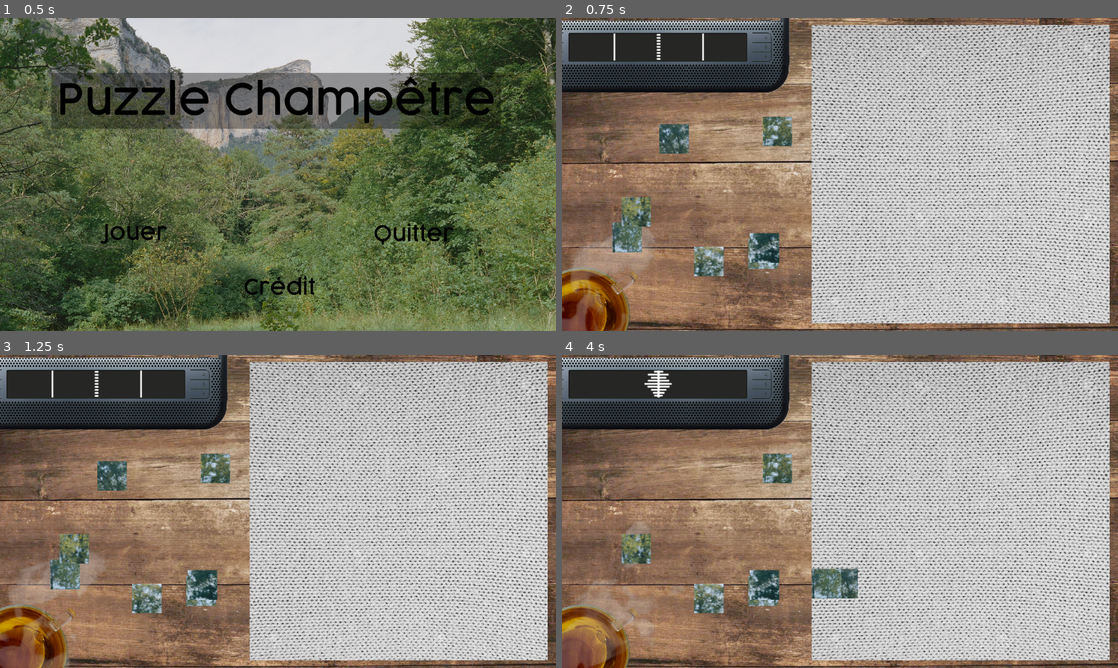
Above: before the commit, frames 1-4 (two rows, left to right).
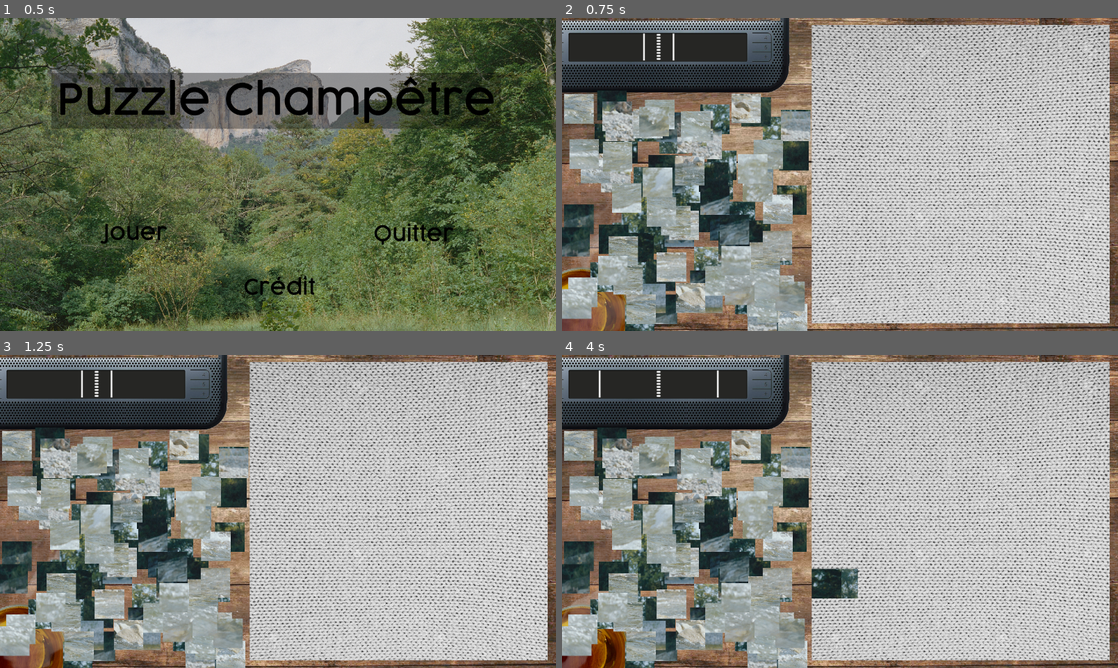
Above: after the commit, the same moments.

Repository: Ant0yne/rythmeNatureSatisfaction
Game: Godot game, scene res://Scenes/Menu.tscn
The game is run twice, just before and just after one commit, with the same random seed, the same clock (stepped at 60 frames per second) and the same inputs. The engine's default icon, where the game draws it, is replaced by a stand-in: a white triangle on a blue panel in a dark square. Sound files missing from this copy of the repository are replaced by a short silence.
Inputs (mouse positions are in pixels of both pictures, inside the frame that each line leads up to):
- Up to frame 1 (0.5 s): no input
- Up to frame 2 (0.75 s): click (695, 233) at 0.5 s
- Up to frame 3 (1.25 s): no input
- Up to frame 4 (4 s): drag from (673, 477) to (628, 558) at 1.27 s; drag from (628, 574) to (812, 574) at 2.02 s; move the mouse to (762, 589) at 2.77 s; click (762, 589) at 2.92 s; drag from (634, 549) to (845, 583) at 3.52 s

Frame 1 is identical in both runs. In frame 2, 26% of the frame differs, in the area x 0-45%, y 4-100%; in frame 3, 26%; in frame 4, 26%, in the area x 0-51%, y 4-100%.

Commit message:
fin officiel

Diff:
--- a/Scenes/Puzzle.tscn
+++ b/Scenes/Puzzle.tscn
@@ -150,7 +150,7 @@
 position = Vector2( 143.732, 627.116 )
 scale = Vector2( 0.714216, 0.714216 )
 frames = SubResource( 2 )
-frame = 16
+frame = 30
 playing = true
 flip_h = true
 script = ExtResource( 78 )
@@ -168,7 +168,7 @@
 position = Vector2( 222.2, 66.7968 )
 scale = Vector2( 1, 0.989417 )
 frames = SubResource( 3 )
-frame = 1
+frame = 3
 playing = true
 
 [node name="Pieces" type="Node2D" parent="."]
--- a/Scrips/CreationPieces.gd
+++ b/Scrips/CreationPieces.gd
@@ -13,7 +13,7 @@
 var limite_zone_pop_x = int(540)
 var limite_zone_pop_y = int(700)
 
-var max_piece = 7
+var max_piece = 100
 
 func _ready():
 	_random_position()
--- a/Scrips/Menu.gd
+++ b/Scrips/Menu.gd
@@ -4,41 +4,7 @@
 onready var frameCompteur = FrameCompteur
 onready var listes = Listes
 
-#func _ready():
-#	listes.premiere_position = Vector2(609,50)
-#	listes.nbre_bonne_position = int(0)
-#	listes.puzzle_fini = int(5)
-#	listes.destruction_piece = bool(false)
-#	listes.piece_prise = int(0)
-#
-#	frameCompteur.restart_puzzle_fini = bool(false)
-#	frameCompteur.frame_compteur = int(0)
-#	frameCompteur.son_piece_pose = bool(false)
-#	frameCompteur.ligne_son = int(0)
-#	frameCompteur.boucle_accord = int(0)
-#	frameCompteur.boucle_basse = int(0)
-#	frameCompteur.boucle_guitare = int(0)
-#	frameCompteur.boucle_hihat = int(0)
-#	frameCompteur.boucle_kick = int(0)
-#	frameCompteur.boucle_melodie = int(0)
-#	frameCompteur.boucle_rimshot = int(0)
-#	frameCompteur.boucle_accord_joue = bool(false)
-#	frameCompteur.boucle_basse_joue = bool(false)
-#	frameCompteur.boucle_guitare_joue = bool(false)
-#	frameCompteur.boucle_hihat_joue = bool(false)
-#	frameCompteur.boucle_kick_joue = bool(false)
-#	frameCompteur.boucle_melodie_joue = bool(false)
-#	frameCompteur.boucle_rimshot_joue = bool(false)
-#
-#	if frameCompteur.restart_puzzle_fini == true :
-#		ecranNoir.modulate.a = 1
-#
-#func _process(delta):
-#	if ecranNoir.modulate.a > 0:
-#		ecranNoir.modulate.a -= 0.01
-
 func _on_Jouer_button_up():
-#	frameCompteur.restart_puzzle_fini = false
 	get_tree().change_scene("res://Scenes/Puzzle.tscn")
 
 
@@ -47,5 +13,4 @@
 
 
 func _on_Credit_button_up():
-#	frameCompteur.restart_puzzle_fini = false
 	get_tree().change_scene("res://Scenes/Credit.tscn")
--- a/Scrips/Pieces.gd
+++ b/Scrips/Pieces.gd
@@ -2,22 +2,9 @@
 
 const PieceEffetBonnePos = preload("res://Scenes/PieceEffetBonnePos.tscn")
 
-onready var area_2d_coll_haut = get_node("Haut/CollisionShape2D")
-onready var area_2d_coll_bas = get_node("Bas/CollisionShape2D")
-onready var area_2d_coll_gauche = get_node("Gauche/CollisionShape2D")
-onready var area_2d_coll_droite = get_node("Droite/CollisionShape2D")
 onready var sprite = get_node("Sprite")
 onready var frame_compteur = FrameCompteur
 onready var listes = Listes
-
-#var index_piece_bas = int(10)
-#var index_piece_haut = int(10)
-#var index_piece_droite = int(1)
-#var index_piece_gauche = int(1)
-#var piece_bas = bool(false)
-#var piece_haut = bool(false)
-#var piece_droite = bool(false)
-#var piece_gauche = bool(false)
 
 var dragging = bool(false)
 var origine_espace_puzzle_x = int(575)
@@ -38,17 +25,10 @@
 
 func _ready():
 	connect("dragsignal",self,"_set_drag_pc")
-	area_2d_coll_haut.disabled = true
-	area_2d_coll_bas.disabled = true
-	area_2d_coll_gauche.disabled = true
-	area_2d_coll_droite.disabled = true
 	sprite.frame = frame_compteur.frame_compteur
 	en_bonne_position = false
 
 func _process(delta):
-#	var enfant = get_node("B2")
-#	var diff = get_global_position() - enfant.get_global_position()
-#	set_global_position(get_global_position() + diff)
 	if dragging:
 		var mousepos = get_viewport().get_mouse_position()
 		self.position = Vector2(mousepos.x, mousepos.y)
@@ -61,77 +41,39 @@
 		if event.button_index == BUTTON_LEFT and event.pressed and piece_prise == false and listes.piece_prise == 0:
 			listes.piece_prise += 1
 			piece_prise = true
-#			area_2d_coll_haut.disabled = false
-#			area_2d_coll_bas.disabled = false
-#			area_2d_coll_gauche.disabled = false
-#			area_2d_coll_droite.disabled = false
 			emit_signal("dragsignal")
 		elif event.button_index == BUTTON_LEFT and !event.pressed and piece_prise == true:
 			emit_signal("dragsignal")
 			if self.position.x >= origine_espace_puzzle_x and self.position.x <= limite_espace_puzzle_x and self.position.y >= origine_espace_puzzle_y and self.position.y <= limite_espace_puzzle_y:
-#				if piece_bas == false:
-					frame_compteur.son_piece_pose = true
-#					area_2d_coll_haut.disabled = true
-#					area_2d_coll_bas.disabled = true
-#					area_2d_coll_gauche.disabled = true
-#					area_2d_coll_droite.disabled = true
-					var position_x = (self.position.x - origine_espace_puzzle_x)/taille_piece
-					var position_x_tronque = int(position_x)
-					self.position.x = (position_x_tronque*taille_piece)+rayon_piece + origine_espace_puzzle_x
-					var position_y = (self.position.y - origine_espace_puzzle_y)/taille_piece
-					var position_y_tronque = int(position_y)
-					self.position.y = (position_y_tronque*taille_piece)+rayon_piece + origine_espace_puzzle_y
-					_check_position_finale()
-					piece_prise = false
-					listes.piece_prise = 0
-#				if piece_bas == true :
-#					frame_compteur.son_piece_pose = true
-#					emit_signal("dragsignal")
-#					area_2d_coll_haut.disabled = true
-#					area_2d_coll_bas.disabled = true
-#					area_2d_coll_gauche.disabled = true
-#					area_2d_coll_droite.disabled = true
-#					self.position.x = position_piece_cible.x
-#					self.position.y = position_piece_cible.y - 68
-#					piece_bas = false
+				frame_compteur.son_piece_pose = true
+				var position_x = (self.position.x - origine_espace_puzzle_x)/taille_piece
+				var position_x_tronque = int(position_x)
+				self.position.x = (position_x_tronque*taille_piece)+rayon_piece + origine_espace_puzzle_x
+				var position_y = (self.position.y - origine_espace_puzzle_y)/taille_piece
+				var position_y_tronque = int(position_y)
+				self.position.y = (position_y_tronque*taille_piece)+rayon_piece + origine_espace_puzzle_y
+				_check_position_finale()
+				piece_prise = false
+				listes.piece_prise = 0
 			elif self.position.x > limite_espace_puzzle_x or self.position.x < 0 or self.position.y > limite_espace_puzzle_y or self.position.y < origine_espace_puzzle_y:
-#				area_2d_coll_haut.disabled = true
-#				area_2d_coll_bas.disabled = true
-#				area_2d_coll_gauche.disabled = true
-#				area_2d_coll_droite.disabled = true
 				self.position = Vector2(rand_range(origine_zone_pop_x, limite_zone_pop_x), rand_range(origine_zone_pop_y, limite_zone_pop_y))
 				piece_prise = false
 				listes.piece_prise = 0
 			else :
 				piece_prise = false
 				listes.piece_prise = 0
-##				if piece_bas == false:
-##					area_2d_coll_haut.disabled = true
-##					area_2d_coll_bas.disabled = true
-##					area_2d_coll_gauche.disabled = true
-##					area_2d_coll_droite.disabled = true
-#					emit_signal("dragsignal")
-##				if piece_bas == true :
-##					area_2d_coll_haut.disabled = true
-##					area_2d_coll_bas.disabled = true
-##					area_2d_coll_gauche.disabled = true
-##					area_2d_coll_droite.disabled = true
-##					emit_signal("dragsignal")
-##					self.position.x = position_piece_cible.x
-##					self.position.y = position_piece_cible.y - 68
-##					piece_bas = false
 
 func _check_position_finale() :
 	var self_index_liste = int(listes.liste_piece.find(self.get_name(),0))
 	var self_index_position = int(listes.liste_positons.find(self.position, 0))
-	print("index piece : ", self_index_liste)
-	print("index position piece : ", self_index_position)
+#	print("index piece : ", self_index_liste)
+#	print("index position piece : ", self_index_position)
 	if self_index_liste == self_index_position and en_bonne_position == false :
 		listes.nbre_bonne_position +=1
 		en_bonne_position = true
 		_creation_effet_bonne_pos()
-		print("nombre piece bien place :", listes.nbre_bonne_position)
-		print(en_bonne_position)
+#		print("nombre piece bien place :", listes.nbre_bonne_position)
+#		print(en_bonne_position)
 		if self_index_position >= 0 and self_index_position <= 19:
 			frame_compteur.ligne_son = 10
 			if frame_compteur.boucle_guitare_joue == false :
@@ -160,32 +102,6 @@
 			frame_compteur.ligne_son = 70
 			if frame_compteur.boucle_kick_joue == false :
 				frame_compteur.boucle_kick += 1
-		print(frame_compteur.boucle_guitare)
-		print(frame_compteur.boucle_melodie)
-		print(frame_compteur.boucle_accord)
-		print(frame_compteur.boucle_basse)
-		print(frame_compteur.boucle_hihat)
-		print(frame_compteur.boucle_rimshot)
-		print(frame_compteur.boucle_kick)
-	if self_index_liste != self_index_position and en_bonne_position == true :
-		listes.nbre_bonne_position -=1
-		en_bonne_position = false
-		print("nombre piece bien place :", listes.nbre_bonne_position)
-		print(en_bonne_position)
-#		if self_index_position >= 0 and self_index_position <= 19:
-#			frame_compteur.boucle_guitare -= 1
-#		elif self_index_position >= 20 and self_index_position <= 39:
-#			frame_compteur.boucle_melodie -= 1
-#		elif self_index_position >= 40 and self_index_position <= 49:
-#			frame_compteur.boucle_accord -= 1
-#		elif self_index_position >= 50 and self_index_position <= 59:
-#			frame_compteur.boucle_basse -= 1
-#		elif self_index_position >= 60 and self_index_position <= 69:
-#			frame_compteur.boucle_hihat -= 1
-#		elif self_index_position >= 70 and self_index_position <= 79:
-#			frame_compteur.boucle_rimshot -= 1
-#		elif self_index_position >= 80 and self_index_position <= 99:
-#			frame_compteur.boucle_kick -= 1
 #		print(frame_compteur.boucle_guitare)
 #		print(frame_compteur.boucle_melodie)
 #		print(frame_compteur.boucle_accord)
@@ -193,6 +109,11 @@
 #		print(frame_compteur.boucle_hihat)
 #		print(frame_compteur.boucle_rimshot)
 #		print(frame_compteur.boucle_kick)
+	if self_index_liste != self_index_position and en_bonne_position == true :
+		listes.nbre_bonne_position -=1
+		en_bonne_position = false
+#		print("nombre piece bien place :", listes.nbre_bonne_position)
+#		print(en_bonne_position)
 
 	if self_index_liste != self_index_position and en_bonne_position == false :
 		if self_index_position >= 0 and self_index_position <= 19:
@@ -214,37 +135,3 @@
 	var pieceEffetBonnePos = PieceEffetBonnePos.instance()
 	add_child(pieceEffetBonnePos)
 	pieceEffetBonnePos.global_position = global_position
-
-#func _on_Droite_area_entered(body):
-#	if body != self:
-#		var self_index_liste = int(liste_piece.find(self.get_name(), 0))
-#		var piece_index_liste = int(liste_piece.find(body.get_parent().get_name(), 0))
-##		print("moi : ", self_index_liste, "l'autre : ", piece_index_liste)
-#		if piece_index_liste == (self_index_liste + index_piece_droite) :
-#			print("Collage à droite")
-#
-#func _on_Haut_area_entered(body):
-#	if body != self:
-#		var self_index_liste = int(liste_piece.find(self.get_name(), 0))
-#		var piece_index_liste = int(liste_piece.find(body.get_parent().get_name(), 0))
-##		print("moi : ", self_index_liste, "l'autre : ", piece_index_liste)
-#		if piece_index_liste == (self_index_liste - index_piece_haut) :
-#			print("Collage en haut")
-#
-#func _on_Gauche_area_entered(body):
-#	if body != self:
-#		var self_index_liste = int(liste_piece.find(self.get_name(), 0))
-#		var piece_index_liste = int(liste_piece.find(body.get_parent().get_name(), 0))
-##		print("moi : ", self_index_liste, "l'autre : ", piece_index_liste)
-#		if piece_index_liste == (self_index_liste - index_piece_gauche) :
-#			print("Collage à gauche")
-#
-#func _on_Bas_area_entered(body):
-#	if body != self:
-#		var self_index_liste = int(liste_piece.find(self.get_name(), 0))
-#		var piece_index_liste = int(liste_piece.find(body.get_parent().get_name(), 0))
-#		position_piece_cible = body.get_parent().position
-##		print("moi : ", self_index_liste, "l'autre : ", piece_index_liste)
-#		if piece_index_liste == (self_index_liste + index_piece_bas) :
-#			print("Collage en bas")
-#			piece_bas = true
